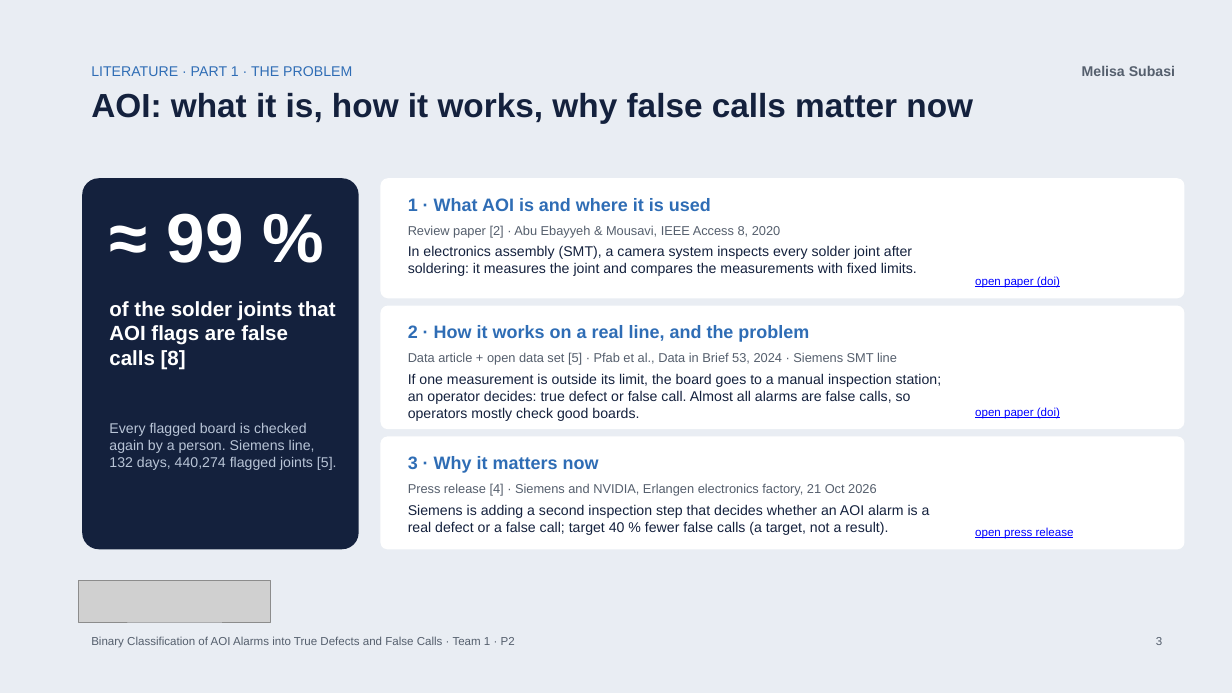
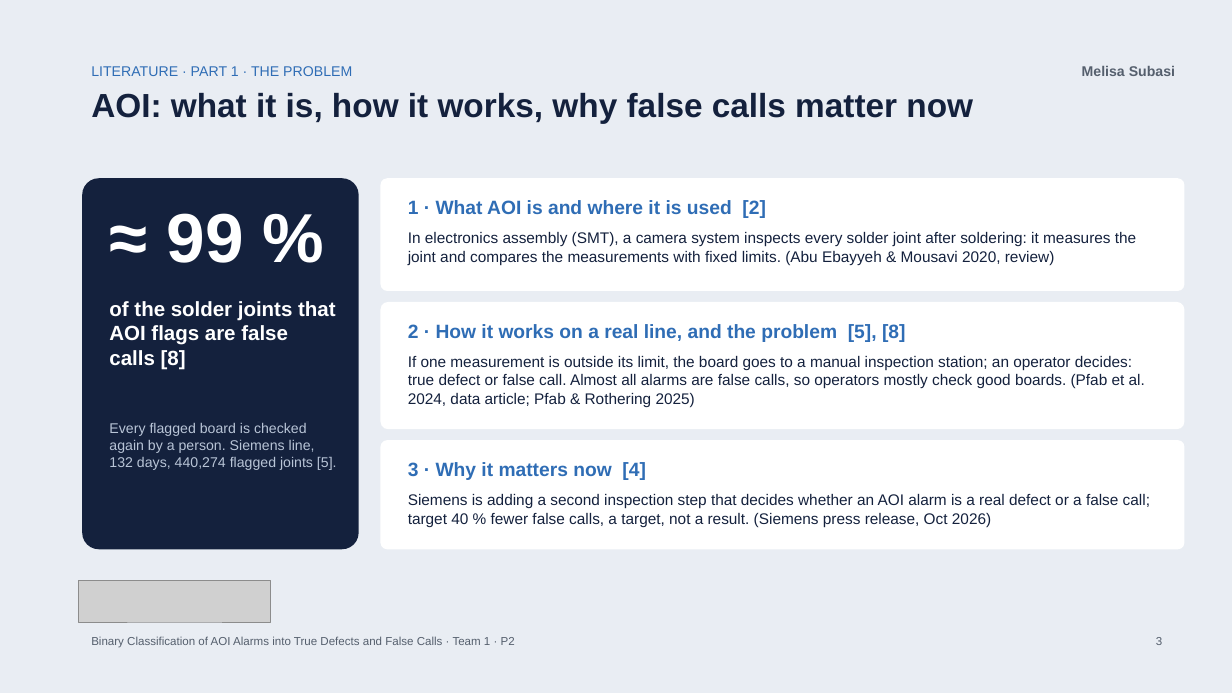
Before and after one commit to bodhi584/aoi-false-call-classification, a slide deck: slide 3 of docs/slides_p2.pptx. Drawn at 1232x693 pixels with LibreOffice and Linux fonts; fonts in the diff are those of the drawing; grey boxes stand for pictures. Boxes give left, top, right and bottom in pixels: in the first picture for what was removed or moved away, otherwise in the second. Text is boxed around its words. In the diff, an @@ line names an element or a change of style, - is before the commit and + after.

```diff
--- a/docs/slides_p2.pptx
+++ b/docs/slides_p2.pptx
@@ rounded rectangle: place and size @@
-rounded rectangle at box(381, 178, 1185, 299)
+rounded rectangle at box(381, 178, 1185, 291)
@@ text at box(408, 200, 766, 218): text changed; size 14 to 15 pt @@
-1 · What AOI is and where it is used
+1 · What AOI is and where it is used [2]
@@ text at box(408, 232, 1136, 265): text changed; size 11 to 12 pt @@
-In electronics assembly (SMT), a camera system inspects every solder joint after soldering: it measures the joint and compares the measurements with fixed limits.
+In electronics assembly (SMT), a camera system inspects every solder joint after soldering: it measures the joint and compares the measurements with fixed limits. (Abu Ebayyeh & Mousavi 2020, review)
@@ text removed at box(408, 225, 780, 238) @@
-Review paper [2] · Abu Ebayyeh & Mousavi, IEEE Access 8, 2020
@@ text removed at box(975, 276, 1060, 288) @@
-open paper (doi)
@@ rounded rectangle: place and size @@
-rounded rectangle at box(381, 306, 1185, 430)
+rounded rectangle at box(381, 302, 1185, 430)
@@ text at box(408, 324, 906, 342): text changed; size 14 to 15 pt @@
-2 · How it works on a real line, and the problem
+2 · How it works on a real line, and the problem [5], [8]
@@ text at box(408, 356, 1145, 407): text changed; size 11 to 12 pt @@
-If one measurement is outside its limit, the board goes to a manual inspection station; an operator decides: true defect or false call. Almost all alarms are false calls, so operators mostly check good boards.
+If one measurement is outside its limit, the board goes to a manual inspection station; an operator decides: true defect or false call. Almost all alarms are false calls, so operators mostly check good boards. (Pfab et al. 2024, data article; Pfab & Rothering 2025)
@@ text removed at box(408, 352, 897, 365) @@
-Data article + open data set [5] · Pfab et al., Data in Brief 53, 2024 · Siemens SMT line
@@ text removed at box(975, 407, 1060, 419) @@
-open paper (doi)
@@ rounded rectangle: place and size @@
-rounded rectangle at box(381, 436, 1185, 549)
+rounded rectangle at box(381, 440, 1185, 549)
@@ text at box(408, 462, 646, 480): text changed; size 14 to 15 pt @@
-3 · Why it matters now
+3 · Why it matters now [4]
@@ text at box(408, 494, 1150, 527): text changed; size 11 to 12 pt @@
-Siemens is adding a second inspection step that decides whether an AOI alarm is a real defect or a false call; target 40 % fewer false calls (a target, not a result).
+Siemens is adding a second inspection step that decides whether an AOI alarm is a real defect or a false call; target 40 % fewer false calls, a target, not a result. (Siemens press release, Oct 2026)
@@ text removed at box(408, 483, 876, 496) @@
-Press release [4] · Siemens and NVIDIA, Erlangen electronics factory, 21 Oct 2026
@@ text removed at box(975, 528, 1074, 539) @@
-open press release
```
Also in this commit, not shown: 1 other slide changed, 4 slides added, 1 slide removed, 1 other file.
